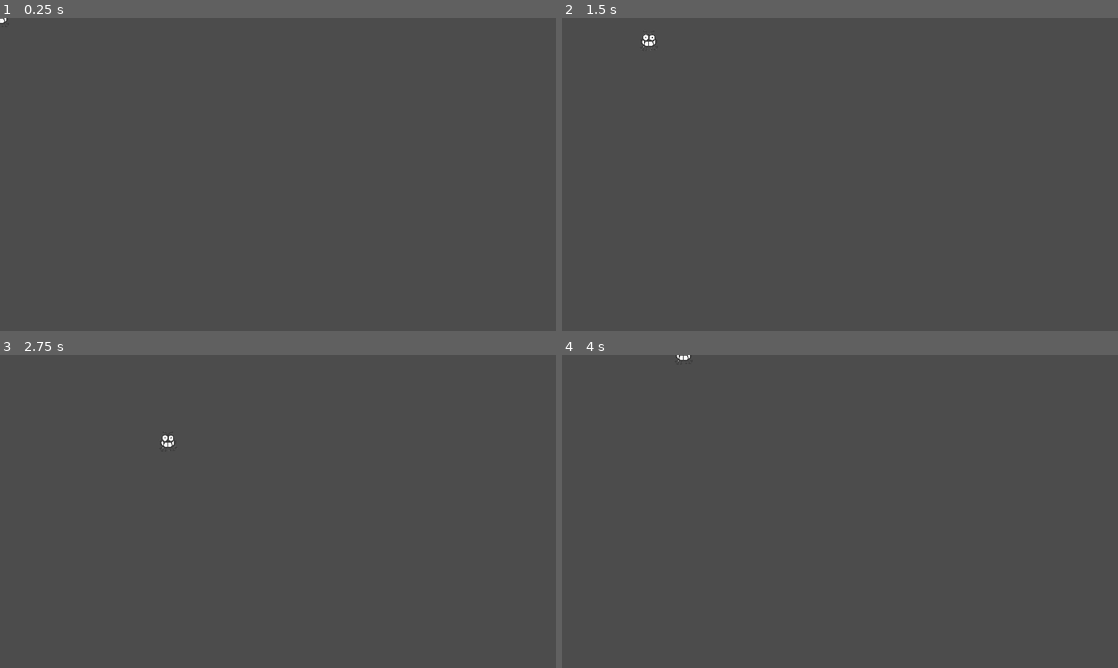
Above: before the commit, frames 1-4 (two rows, left to right).
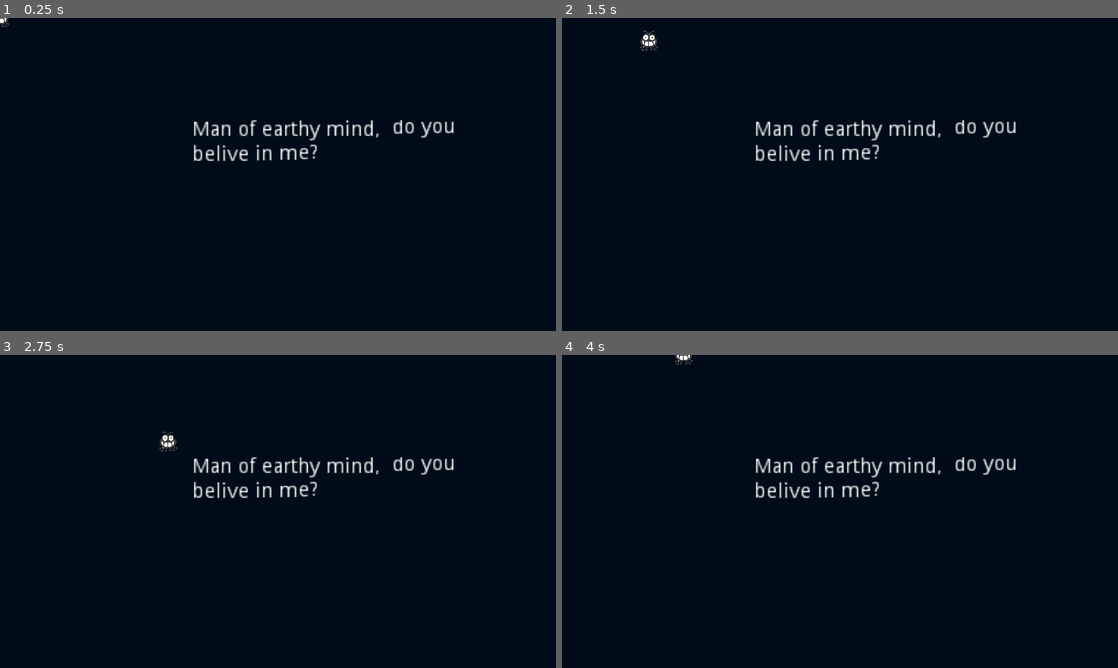
Above: after the commit, the same moments.

Repository: VictorieeMan/Bug-Off-2021
Game: Godot game, scene res://level_0.tscn
Two runs of this game, one before a commit and one after it. Both use one fixed random seed, a clock stepped at 60 frames per second and the inputs below. This scene is started directly instead of the project's main scene. Sound files missing from this copy of the repository are replaced by a short silence.
Inputs (mouse positions are in pixels of both pictures, inside the frame that each line leads up to):
- Up to frame 1 (0.25 s): no input
- Up to frame 2 (1.5 s): move the mouse to (962, 158) at 0.52 s; hold Right (ui_right) 0.53-1.28 s; move the mouse to (728, 190) at 1.27 s; hold Down (ui_down) from 1.28 s (still down)
- Up to frame 3 (2.75 s): move the mouse to (333, 442) at 2.02 s; release Down (ui_down) at 2.03 s; hold Right (ui_right) from 2.03 s (still down)
- Up to frame 4 (4 s): move the mouse to (812, 574) at 2.77 s; release Right (ui_right) at 2.78 s; hold Up (ui_up) 2.78-3.53 s; move the mouse to (1006, 558) at 3.52 s; hold Left (ui_left) from 3.53 s (still down)

The runs differ from the first frame. In frame 1, 100% of the frame differs, in the area x 0-100%, y 0-100%; in frame 2, 100%; in frame 3, 100%; in frame 4, 100%.

Commit message:
Added background color to level_0

Diff:
--- a/level_0.tscn
+++ b/level_0.tscn
@@ -7,19 +7,40 @@
 [node name="level_0" type="Node"]
 script = ExtResource( 2 )
 
-[node name="player_Area2D" parent="." instance=ExtResource( 1 )]
+[node name="intro_length" type="Timer" parent="."]
+wait_time = 16.0
+one_shot = true
+autostart = true
 
 [node name="AudioStreamPlayer" type="AudioStreamPlayer" parent="."]
 stream = ExtResource( 3 )
 autoplay = true
 
-[node name="intro_length" type="Timer" parent="."]
-wait_time = 16.0
-one_shot = true
-autostart = true
+[node name="ColorRect" type="ColorRect" parent="."]
+margin_right = 1920.0
+margin_bottom = 1080.0
+color = Color( 0, 0.0509804, 0.101961, 1 )
+__meta__ = {
+"_edit_use_anchors_": false
+}
 
 [node name="ParallaxBackground" type="ParallaxBackground" parent="."]
 
 [node name="ParallaxLayer" type="ParallaxLayer" parent="ParallaxBackground"]
 
+[node name="player_Area2D" parent="." instance=ExtResource( 1 )]
+
+[node name="RichTextLabel" type="RichTextLabel" parent="."]
+margin_left = 664.0
+margin_top = 352.0
+margin_right = 874.0
+margin_bottom = 400.0
+rect_scale = Vector2( 5.0713, 5.0713 )
+bbcode_enabled = true
+bbcode_text = "Man of earthy mind, [wave] do you belive in me?"
+text = "Man of earthy mind,  do you belive in me?"
+__meta__ = {
+"_edit_use_anchors_": false
+}
+
 [connection signal="timeout" from="intro_length" to="." method="_on_intro_length_timeout"]
